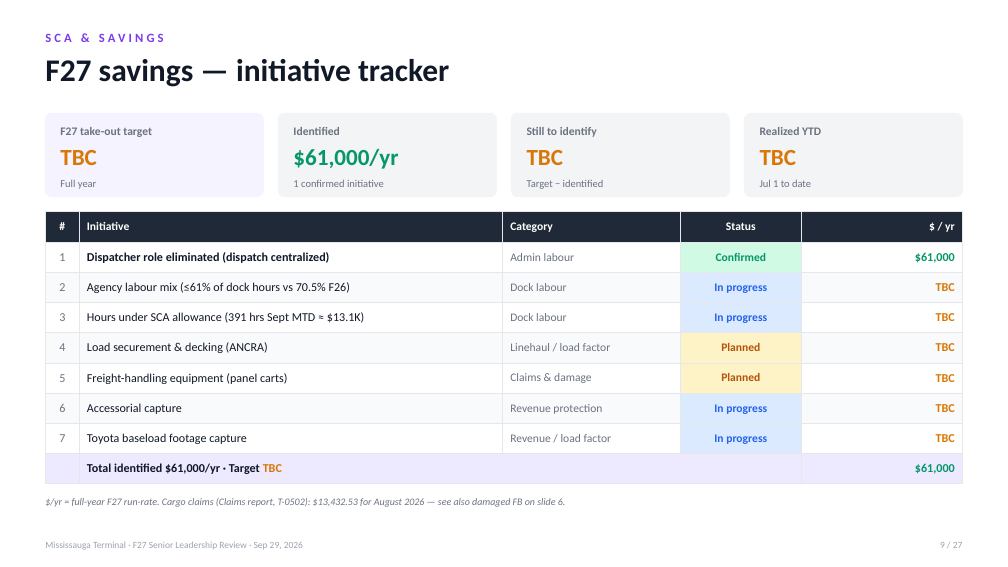
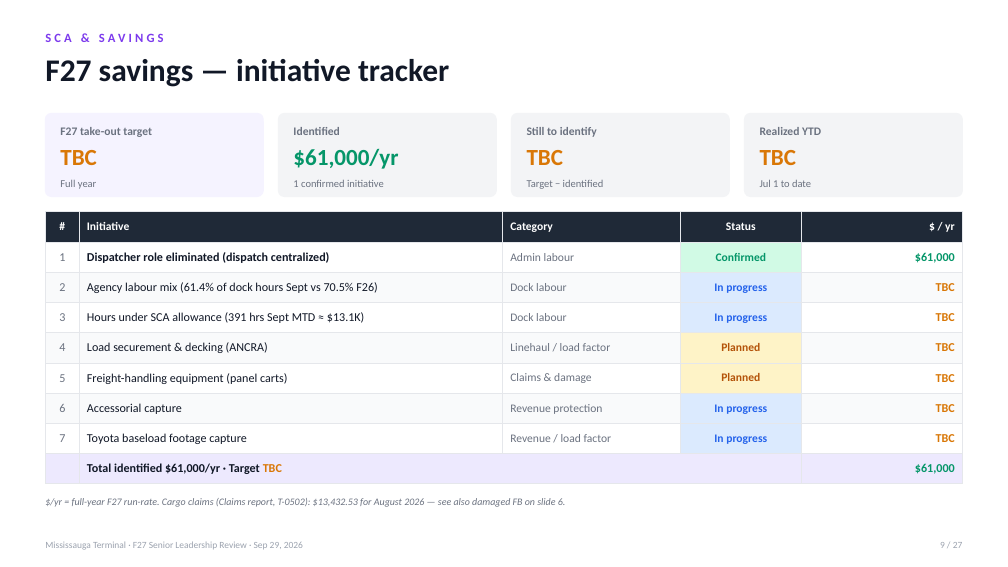
Before and after one commit to FuoriclasseX/mississauga-terminal-f26-cost-transformation-dashboard, a slide deck: slide 9 of presentation/Mississauga_F27_Leadership_Review_Sep29.pptx. Drawn at 1008x567 pixels with LibreOffice and Linux fonts; fonts in the diff are those of the drawing. Boxes give left, top, right and bottom in pixels: in the first picture for what was removed or moved away, otherwise in the second. Text is boxed around its words. In the diff, an @@ line names an element or a change of style, - is before the commit and + after.

```diff
--- a/presentation/Mississauga_F27_Leadership_Review_Sep29.pptx
+++ b/presentation/Mississauga_F27_Leadership_Review_Sep29.pptx
@@ table at [45, 212, 963, 478] @@
-row 3, column 2: Agency labour mix (≤61% of dock hours vs 70.5% F26)
+row 3, column 2: Agency labour mix (61.4% of dock hours Sept vs 70.5% F26)
```
Also in this commit, not shown: 6 other slides changed, 1 slide added, 1 slide removed, 2 other files.
